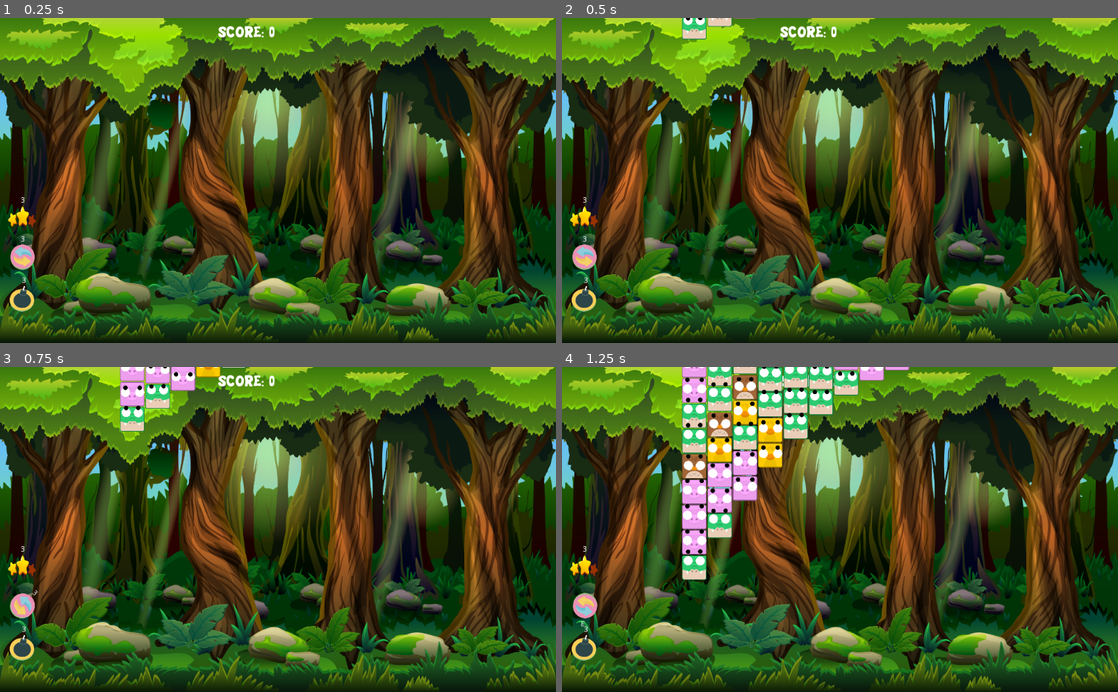
Above: before the commit, frames 1-4 (two rows, left to right).
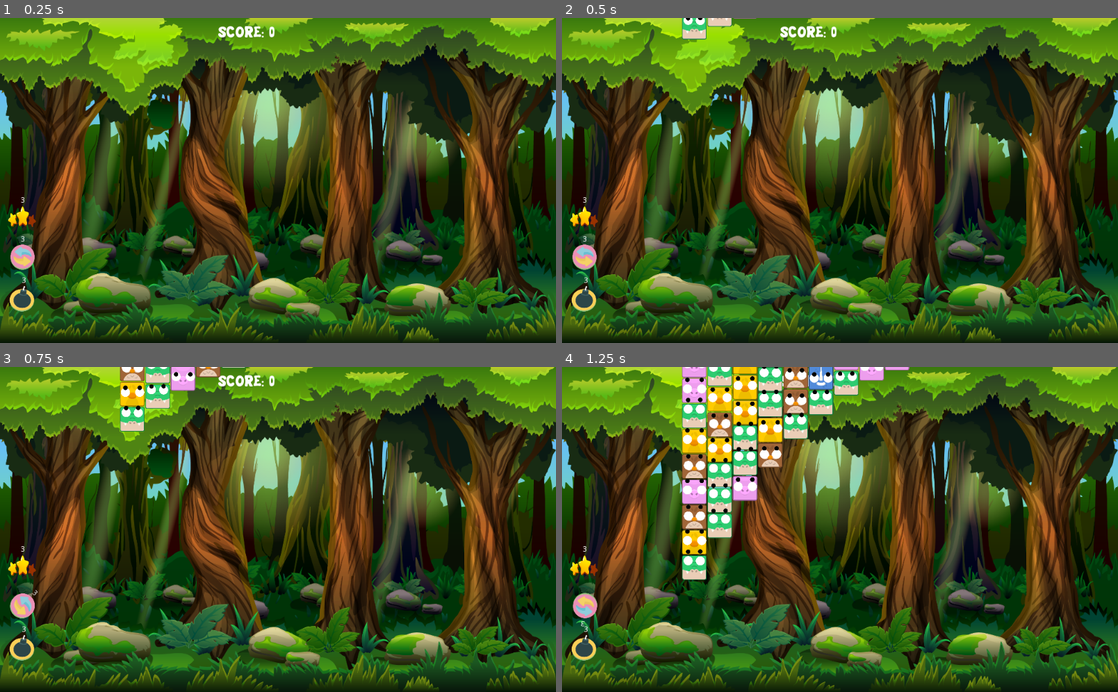
Above: after the commit, the same moments.

Repository: borkoDimitrov/AnimalBlocks
Game: Godot game, scene res://Level.tscn
Two runs of this game, one before a commit and one after it. Both use one fixed random seed, a clock stepped at 60 frames per second and the inputs below.
Inputs (mouse positions are in pixels of both pictures, inside the frame that each line leads up to):
- Up to frame 1 (0.25 s): no input
- Up to frame 2 (0.5 s): no input
- Up to frame 3 (0.75 s): click (22, 607) at 0.52 s
- Up to frame 4 (1.25 s): no input

Frames 1-2 are identical in both runs. In frame 3, 0.8% of the frame differs, in the area x 21-40%, y 0-13%; in frame 4, 3.7%, in the area x 21-49%, y 0-58%.

Commit message:
Refactored code

Diff:
--- a/Level.gd
+++ b/Level.gd
@@ -1,6 +1,4 @@
 extends Node2D
-
-var MATCH_LABEL = preload("res://Utils/MatchLabel.tscn")
 
 var tile_size = Globals.TILE_SIZE
 var current_score : int = 0
@@ -139,21 +137,17 @@
 	match_count = count
 
 func CreateLabelForMatch(tile, count):
-	var score = MATCH_LABEL.instance()
+	var score = load("res://Utils/MatchLabel.tscn").instance()
 	score.rect_global_position = tile.global_position
 	score.text = str(count)
+	score.modulate = tile.GetPixelColor()
 	add_child(score)
 
-	var image = tile.button.texture_normal.get_data()
-	image.lock()
-	score.modulate = image.get_pixel(15, 15)
-	image.unlock()
+	var pos = score.rect_position
+	var tweenDelay = 0.5
 
-	var pos = score.rect_position
-
-	var tweenDelay = 0.5
 	var tween := create_tween().set_parallel(true)
-	tween.tween_property(score, "rect_position", Vector2(pos.x - 20, pos.y - 150),tweenDelay).set_trans(Tween.TRANS_SINE).set_ease(Tween.EASE_OUT)
+	tween.tween_property(score, "rect_position", Vector2(pos.x - 20, pos.y - 150),tweenDelay).set_trans(Tween.TRANS_SINE).set_ease(Tween.EASE_OUT).from(Vector2(pos.x - 10, pos.y - 70))
 	tween.tween_property(score, "rect_scale", Vector2(0.5,0.5), tweenDelay).set_trans(Tween.TRANS_CUBIC).set_ease(Tween.EASE_IN)
 	tween.tween_property(score, "modulate:a", 0.4, tweenDelay)
 	tween.tween_callback(score, "queue_free").set_delay(tweenDelay)
--- a/Level.tscn
+++ b/Level.tscn
@@ -23,7 +23,7 @@
 script = ExtResource( 1 )
 level_size = Vector2( 12, 10 )
 number_of_animals = 5
-weight = 0.7
+weight = 0.3
 
 [node name="LevelManager" parent="." instance=ExtResource( 8 )]
 
--- a/TileTemplate.gd
+++ b/TileTemplate.gd
@@ -4,7 +4,6 @@
 var tile_info
 onready var raycasts = [$Left, $Right, $Up, $Down]
 onready var anim_player = $AnimationPlayer
-onready var button = $TextureButton
 
 func _ready():
 	tile_id = $TextureButton.texture_normal
@@ -74,6 +73,14 @@
 			position.x - Globals.TILE_SIZE, 0.15, Tween.TRANS_BOUNCE, Tween.EASE_OUT)
 		$Tween.start();
 
+func GetPixelColor() -> Color:
+	var image = $TextureButton.texture_normal.get_data()
+	image.lock()
+	var color = image.get_pixel(60, 15)
+	image.unlock()
+
+	return color
+
 func _on_TextureButton_pressed():
 	Globals.emit_signal("HANDLE_TILE_CLICKED", self)
 
